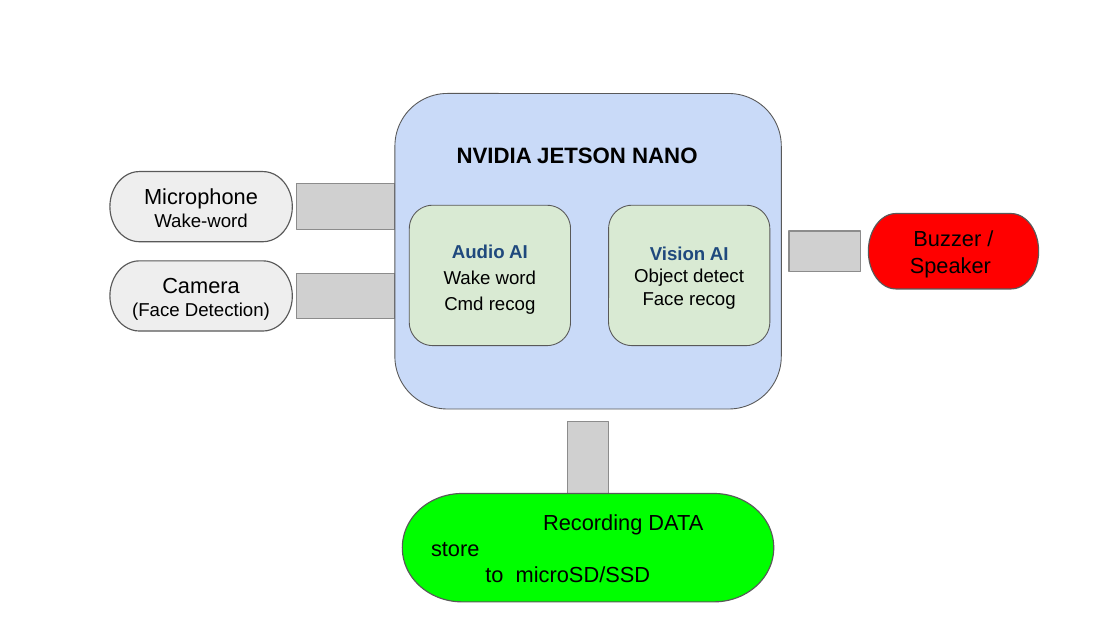
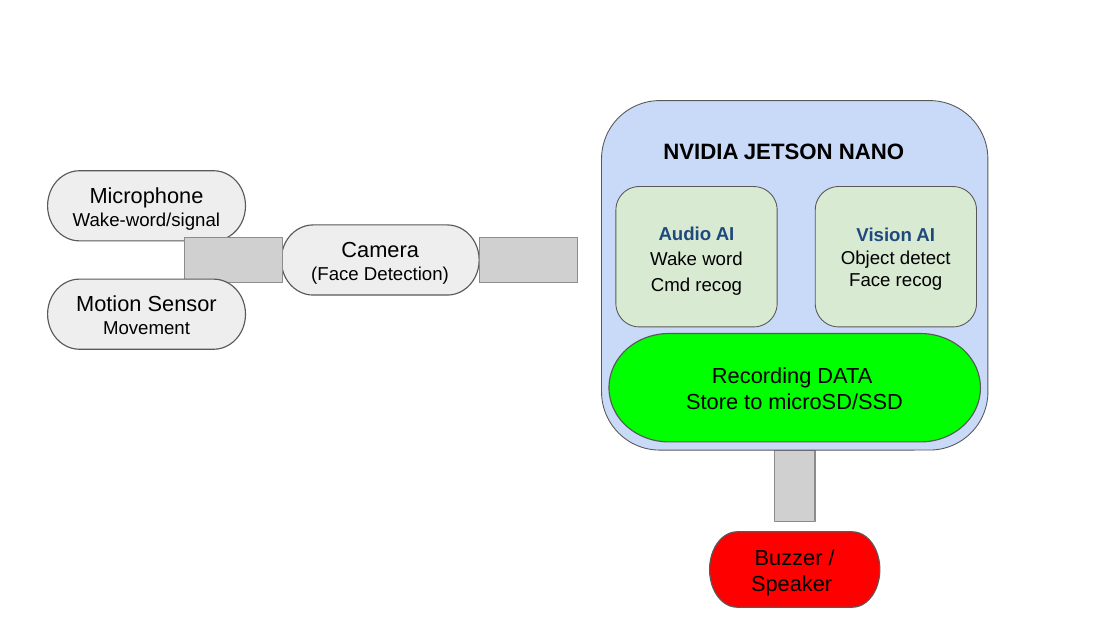
Before and after one commit to Mircea-s-classes/ai-hardware-project-proposal-mst_3, a slide deck: slide 3 of presentations/Sentinel-AI.pptx. Drawn at 1120x630 pixels with LibreOffice and Linux fonts; fonts in the diff are those of the drawing; grey boxes stand for pictures; background and template pictures are left out. Boxes give left, top, right and bottom in pixels: in the first picture for what was removed or moved away, otherwise in the second. Text is boxed around its words. In the diff, an @@ line names an element or a change of style, - is before the commit and + after.

```diff
--- a/presentations/Sentinel-AI.pptx
+++ b/presentations/Sentinel-AI.pptx
@@ rounded rectangle: place and size @@
-rounded rectangle at [395, 94, 782, 410]
+rounded rectangle at [601, 101, 988, 450]
@@ text "NVIDIA JETSON NANO": place and size @@
-text "NVIDIA JETSON NANO" at [457, 147, 697, 164]
+text "NVIDIA JETSON NANO" at [663, 143, 904, 160]
@@ pill shape "Microphone": place and size @@
-pill shape "Microphone" at [110, 171, 292, 242]
+pill shape "Microphone" at [48, 170, 246, 241]
@@ rounded rectangle "Audio AI": place and size @@
-rounded rectangle "Audio AI" at [409, 205, 570, 345]
+rounded rectangle "Audio AI" at [616, 187, 777, 327]
@@ rounded rectangle "Vision AI": place and size @@
-rounded rectangle "Vision AI" at [608, 205, 769, 345]
+rounded rectangle "Vision AI" at [815, 187, 977, 327]
@@ text in pill shape at [73, 212, 220, 230]: text changed @@
-Wake-word
+Wake-word/signal
@@ picture: place and size @@
-picture at [297, 273, 395, 319]
+picture at [185, 237, 283, 283]
@@ pill shape "Camera": place and size @@
-pill shape "Camera" at [110, 261, 292, 332]
+pill shape "Camera" at [281, 225, 479, 296]
@@ picture: place and size @@
-picture at [788, 231, 860, 271]
+picture at [479, 237, 578, 283]
@@ pill shape added at [48, 279, 246, 349], fill #EEEEEE, outline #595959 0.75 pt, 14 pt, text #000000 @@
+Motion Sensor
+Movement
@@ pill shape "Recording DATA": place and size @@
-pill shape "Recording DATA" at [402, 494, 774, 603]
+pill shape "Recording DATA" at [609, 334, 981, 442]
@@ text in pill shape at [686, 367, 902, 410]: text changed @@
-Recording DATA store
-to microSD/SSD
+Recording DATA
+Store to microSD/SSD
@@ picture removed at [568, 422, 608, 494] @@
@@ picture at [775, 450, 815, 522]: rotation 0 to 90 degrees @@
@@ pill shape "Buzzer / Speaker": place and size @@
-pill shape "Buzzer / Speaker" at [868, 214, 1038, 289]
+pill shape "Buzzer / Speaker" at [710, 532, 880, 607]
```
Also in this commit, not shown: 2 other slides changed.
